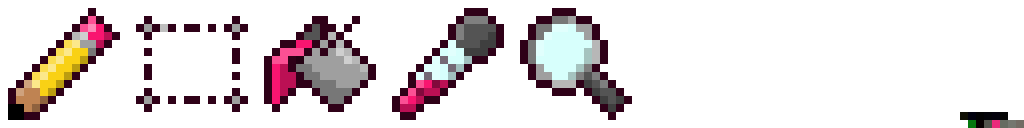
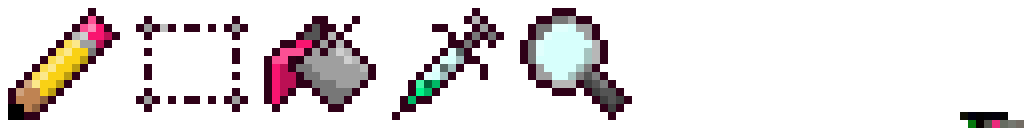
Before/after of a 1024 x 128 layered artwork. What changed in the layer stack:
added group "pick copy" with 4 layers above "pick" over (392, 8, 504, 120)
added layer "' #5" (59%) in group "pick copy" over (424, 48, 464, 88)
added layer "' #6" (25%) in group "pick copy" over (408, 16, 496, 104)
added layer "' #7" in group "pick copy" over (392, 8, 504, 120)
added layer "' #8" (50%) in group "pick copy" over (400, 40, 472, 112)
hid group "pick" (4 layers) over (392, 8, 504, 120)
painted on "' #1" over (456, 16, 496, 56)
